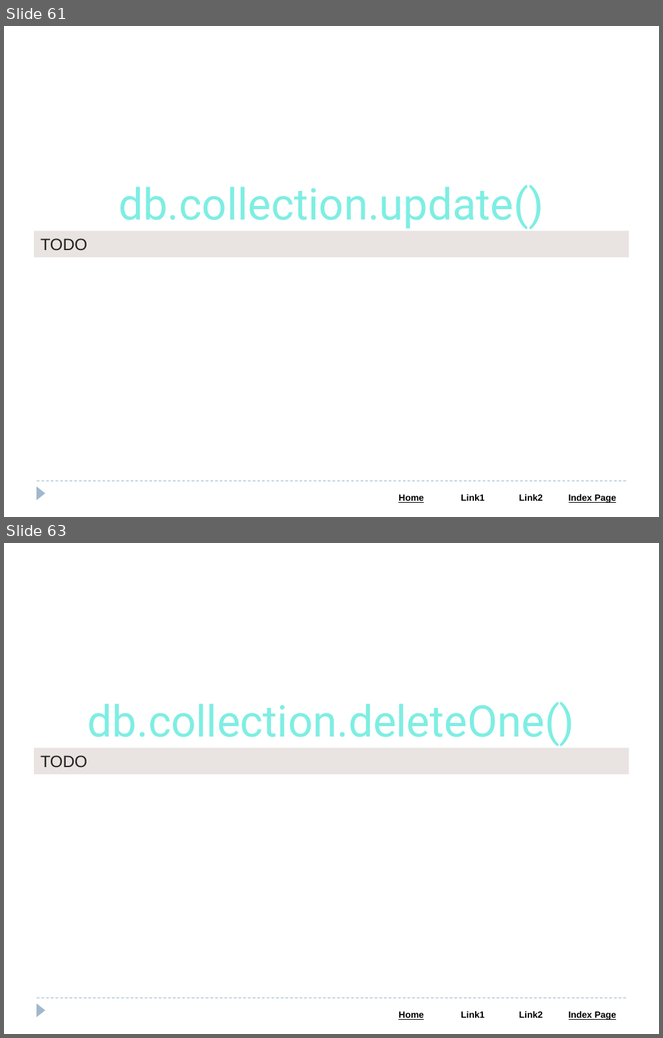
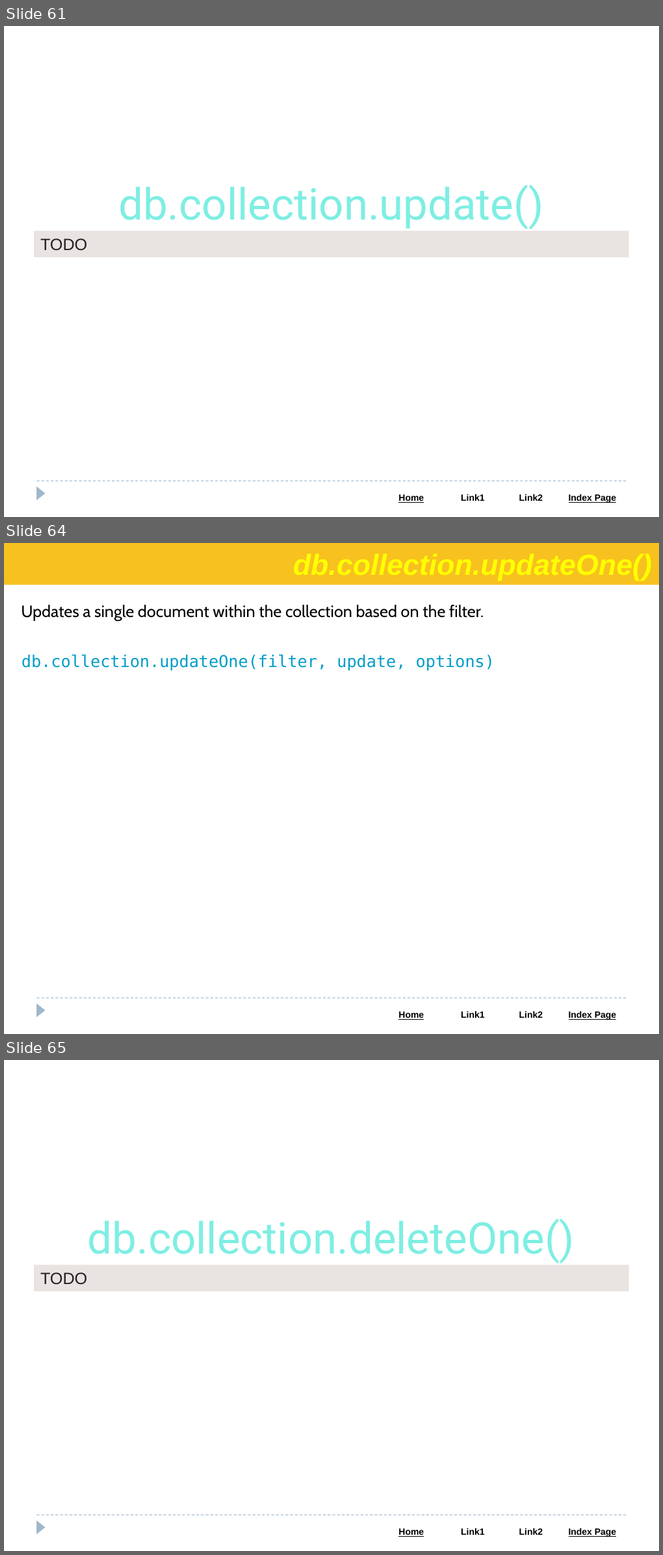
Before and after one commit to Saleel-Bagde/PPT-s, a slide deck: MongoDB PPT.pptx. Shown one above the other, each under a label of ours: slides 61 and 63 before the commit, slides 61, 64 and 65 after it; the slides between them are not shown. The pictures are 663x1038 and 663x1555 pixels, drawn with LibreOffice and Linux fonts; fonts in the diff are those of the drawing. Boxes give left, top, right and bottom in pixels: in the first picture for what was removed or moved away, otherwise in the second. Text is boxed around its words. In the diff, an @@ line names an element or a change of style, - is before the commit and + after.

```diff
--- a/MongoDB PPT.pptx
+++ b/MongoDB PPT.pptx
@@ slide 64 added at [4, 543, 659, 1034], background #FFFFFF; not listed: 3 template elements that a slide beside it also shows @@
@@ rectangle added at [4, 543, 659, 585], fill #F7C120 @@
@@ text added at [21, 605, 484, 621], 18 pt, text #000000 @@
+Updates a single document within the collection based on the filter.
@@ text added at [22, 654, 495, 671], 18 pt, text #049DC8 @@
+db.collection.updateOne(filter, update, options)
@@ what was slide 63 is now slide 65 @@
```
Also in this commit, not shown: 1 slide changed, 1 other slide added.
